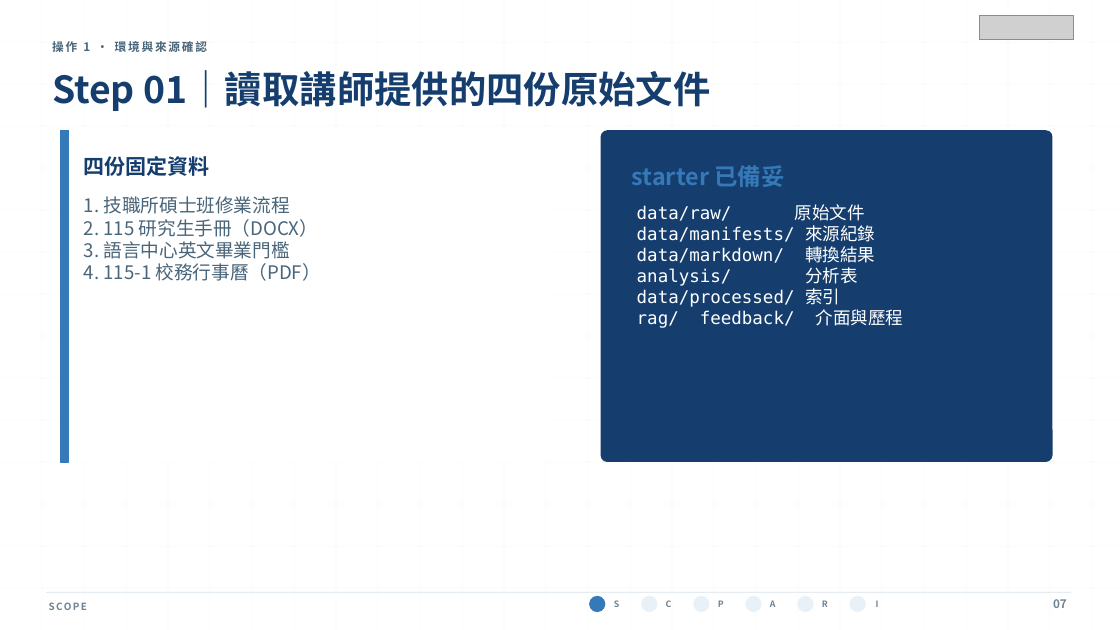
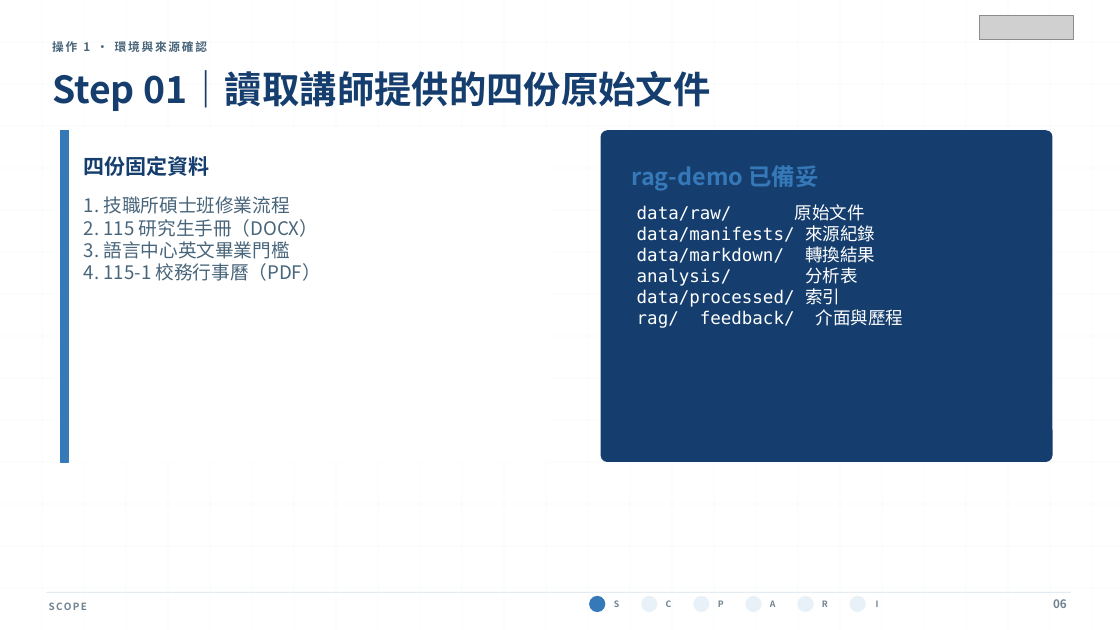
Before and after one commit to MEDA-TW/20260803-Workshop, a slide deck: slide 6 of course/day-03/instructor/slides/day-03-generative-ai-text-analysis.pptx (slide 7 before the commit). Drawn at 1120x630 pixels with LibreOffice and Linux fonts; fonts in the diff are those of the drawing; grey boxes stand for pictures. Boxes give left, top, right and bottom in pixels: in the first picture for what was removed or moved away, otherwise in the second. Text is boxed around its words. In the diff, an @@ line names an element or a change of style, - is before the commit and + after.

```diff
--- a/course/day-03/instructor/slides/day-03-generative-ai-text-analysis.pptx
+++ b/course/day-03/instructor/slides/day-03-generative-ai-text-analysis.pptx
@@ text at (x1=632, y1=165, x2=819, y2=191): text changed @@
-starter 已備妥
+rag-demo 已備妥
@@ text at (x1=1053, y1=599, x2=1067, y2=608): text changed @@
-07
+06
```
Also in this commit, not shown: 12 other slides changed, 1 slide added, 2 slides removed, 51 other files.
